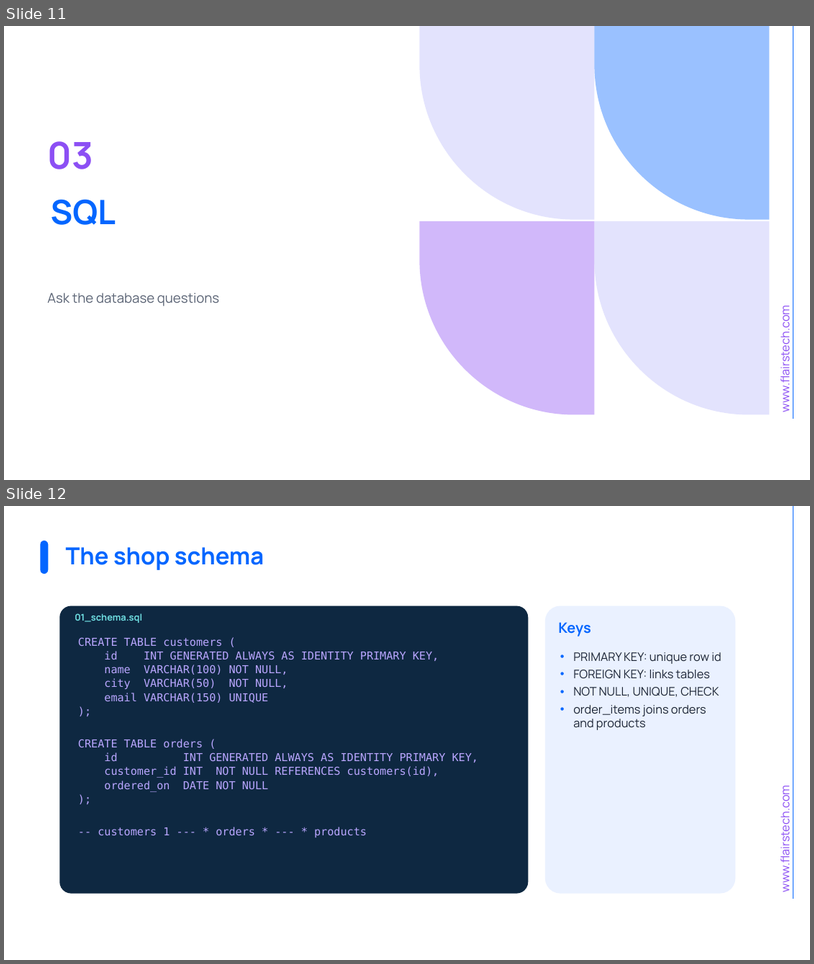
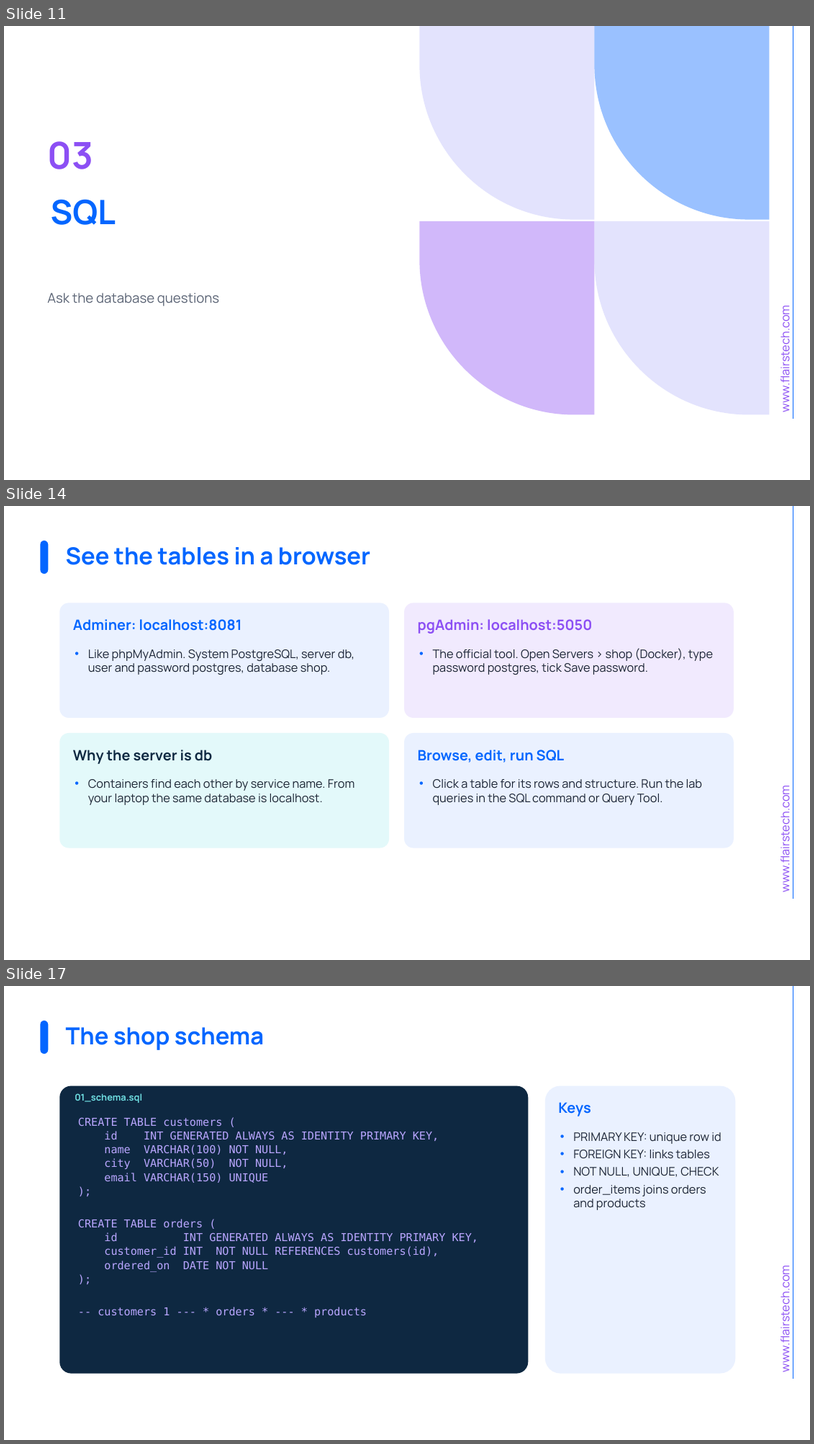
Before and after one commit to muhammedkamal/java-spring-bootcamp, a slide deck: files/Session08_HTTP_REST_and_SQL.pptx. Shown one above the other, each under a label of ours: slides 11 and 12 before the commit, slides 11, 14 and 17 after it; the slides between them are not shown. The pictures are 814x964 and 814x1444 pixels, drawn with LibreOffice and Linux fonts; fonts in the diff are those of the drawing; background and template pictures are left out. Boxes give left, top, right and bottom in pixels: in the first picture for what was removed or moved away, otherwise in the second. Text is boxed around its words. In the diff, an @@ line names an element or a change of style, - is before the commit and + after.

Commit message:
Add Session 8 Postman demo collection, PostgreSQL setup slides and web DB tools
- Postman collection for HttpBasics (local) and JSONPlaceholder, with status tests
- HttpBasics: serve mode for Postman and a 400 for POST without a title
- compose.yaml: Adminer on 8081 and pgAdmin on 5050 with the shop server preregistered
- Deck: five slides on Docker setup, psql, web tools, native install and troubleshooting

```diff
--- a/files/Session08_HTTP_REST_and_SQL.pptx
+++ b/files/Session08_HTTP_REST_and_SQL.pptx
@@ slide 14 added at bbox=[4, 506, 810, 960], background #FFFFFF; not listed: 2 template elements that a slide beside it also shows @@
@@ rounded rectangle added at bbox=[40, 541, 48, 574], fill #0366FF @@
@@ title added at bbox=[66, 547, 370, 565], 28 pt, text #0366FF, bold @@
+See the tables in a browser
@@ rounded rectangle added at bbox=[59, 602, 389, 718], fill #EAF1FF @@
@@ rounded rectangle added at bbox=[404, 602, 734, 718], fill #F1EAFE @@
@@ text added at bbox=[73, 619, 242, 631], 17 pt, text #0366FF, bold @@
+Adminer: localhost:8081
@@ text added at bbox=[418, 619, 592, 633], 17 pt, text #8C4FF4, bold @@
+pgAdmin: localhost:5050
@@ text added at bbox=[88, 649, 355, 674], 14 pt, text #1B2433 @@
+• Like phpMyAdmin. System PostgreSQL, server db, user and password postgres, database shop.
@@ text added at bbox=[433, 648, 713, 674], 14 pt, text #1B2433 @@
+• The official tool. Open Servers > shop (Docker), type password postgres, tick Save password.
@@ rounded rectangle added at bbox=[59, 733, 389, 848], fill #E3F9FA @@
@@ rounded rectangle added at bbox=[404, 733, 734, 848], fill #EAF1FF @@
@@ text added at bbox=[73, 749, 212, 764], 17 pt, text #0E2841, bold @@
+Why the server is db
@@ text added at bbox=[418, 749, 565, 762], 17 pt, text #0366FF, bold @@
+Browse, edit, run SQL
@@ text added at bbox=[88, 779, 355, 805], 14 pt, text #1B2433 @@
+• Containers find each other by service name. From your laptop the same database is localhost.
@@ text added at bbox=[433, 779, 703, 805], 14 pt, text #1B2433 @@
+• Click a table for its rows and structure. Run the lab queries in the SQL command or Query Tool.
@@ what was slide 12 is now slide 17 @@
```
Also in this commit, not shown: 2 slides changed, 4 other slides added, 5 other files.
